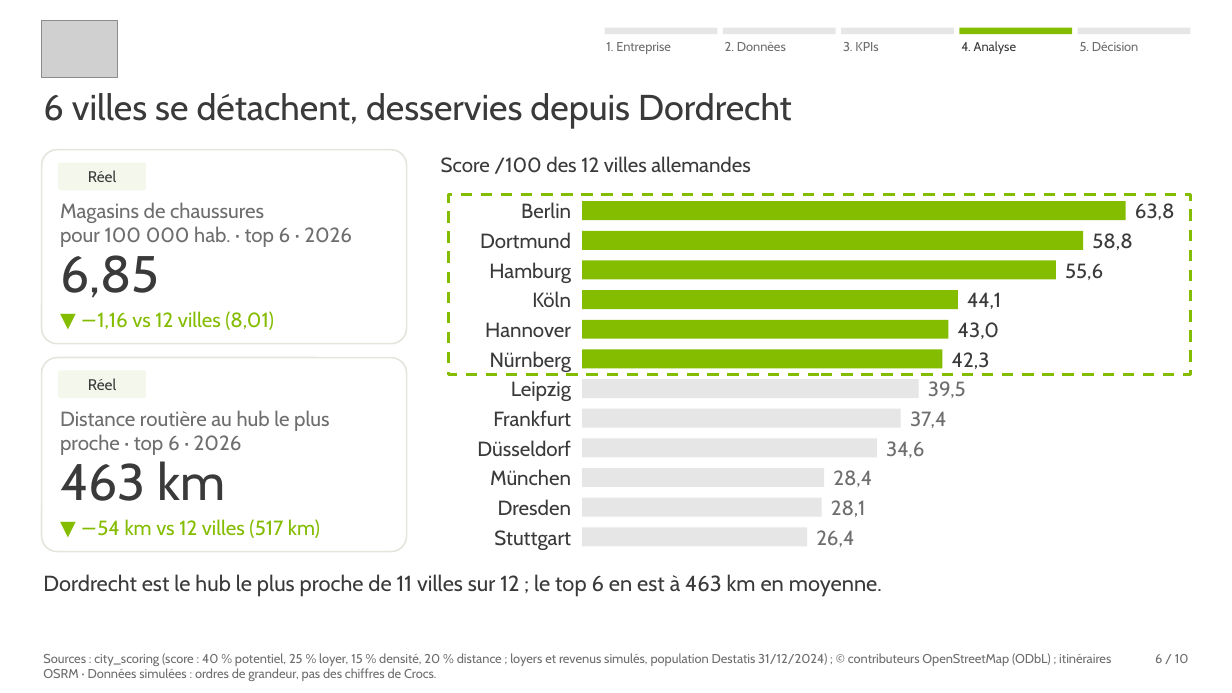
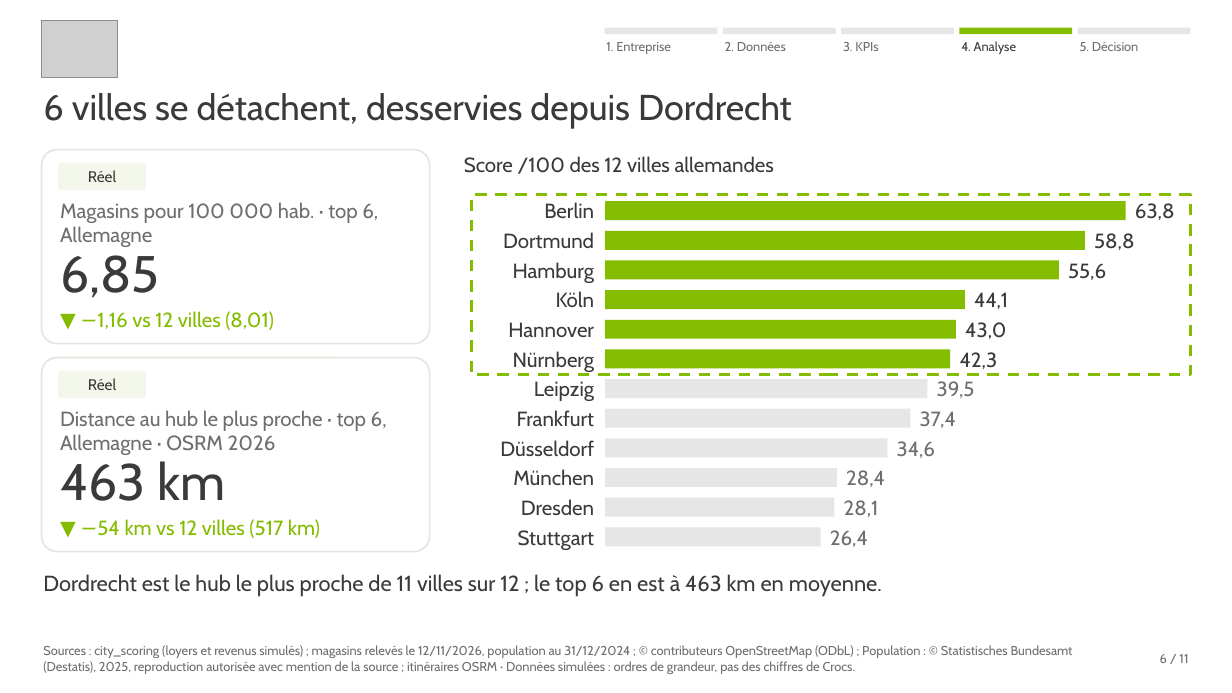
Before and after one commit to jeanlisek/Projet-Crocs-Expansion, a slide deck: slide 6 of slides/Crocs_Expansion_Allemagne_Comex.pptx. Drawn at 1232x693 pixels with LibreOffice and Linux fonts; fonts in the diff are those of the drawing; grey boxes stand for pictures. Boxes give left, top, right and bottom in pixels: in the first picture for what was removed or moved away, otherwise in the second. Text is boxed around its words. In the diff, an @@ line names an element or a change of style, - is before the commit and + after.

```diff
--- a/slides/Crocs_Expansion_Allemagne_Comex.pptx
+++ b/slides/Crocs_Expansion_Allemagne_Comex.pptx
@@ rounded rectangle: place and size @@
-rounded rectangle at (42, 150, 407, 344)
+rounded rectangle at (42, 150, 430, 344)
@@ text "Score /100 des 12 villes ...": place and size @@
-text "Score /100 des 12 villes ..." at (441, 156, 750, 174)
+text "Score /100 des 12 villes ..." at (464, 156, 774, 174)
@@ text at (60, 202, 378, 247): text changed @@
-Magasins de chaussures pour 100 000 hab. · top 6 · 2026
+Magasins pour 100 000 hab. · top 6, Allemagne
@@ rectangle: place and size @@
-rectangle at (448, 195, 1190, 374)
+rectangle at (471, 195, 1190, 374)
@@ rectangle: place and size @@
-rectangle at (582, 201, 1126, 221)
+rectangle at (605, 201, 1126, 221)
@@ rectangle: place and size @@
-rectangle at (582, 231, 1083, 250)
+rectangle at (605, 231, 1085, 250)
@@ rectangle: place and size @@
-rectangle at (582, 261, 1056, 280)
+rectangle at (605, 261, 1059, 280)
@@ rectangle: place and size @@
-rectangle at (582, 290, 958, 310)
+rectangle at (605, 290, 965, 310)
@@ text "44,1": place and size @@
-text "44,1" at (967, 292, 1001, 309)
+text "44,1" at (974, 292, 1008, 309)
@@ rectangle: place and size @@
-rectangle at (582, 320, 949, 339)
+rectangle at (605, 320, 957, 339)
@@ text "43,0": place and size @@
-text "43,0" at (958, 322, 999, 339)
+text "43,0" at (965, 322, 1006, 339)
@@ rounded rectangle: place and size @@
-rounded rectangle at (42, 358, 407, 552)
+rounded rectangle at (42, 358, 430, 552)
@@ rectangle: place and size @@
-rectangle at (582, 349, 943, 369)
+rectangle at (605, 349, 950, 369)
@@ rectangle: place and size @@
-rectangle at (582, 379, 919, 398)
+rectangle at (605, 379, 928, 398)
@@ text at (60, 410, 387, 455): text changed @@
-Distance routière au hub le plus proche · top 6 · 2026
+Distance au hub le plus proche · top 6, Allemagne · OSRM 2026
@@ rectangle: place and size @@
-rectangle at (582, 409, 901, 428)
+rectangle at (605, 409, 910, 428)
@@ rectangle: place and size @@
-rectangle at (582, 438, 877, 457)
+rectangle at (605, 438, 887, 457)
@@ 4 texts: place and size @@
-4 texts at (886, 352, 990, 458)
+4 texts at (897, 352, 998, 458)
@@ rectangle: place and size @@
-rectangle at (582, 469, 824, 488)
+rectangle at (605, 469, 837, 488)
@@ rectangle: place and size @@
-rectangle at (582, 498, 822, 518)
+rectangle at (605, 498, 835, 518)
@@ 12 texts: place and size @@
-12 texts at (477, 202, 571, 550)
+12 texts at (500, 202, 595, 550)
@@ rectangle: place and size @@
-rectangle at (582, 528, 807, 547)
+rectangle at (605, 528, 821, 547)
@@ 3 texts: place and size @@
-3 texts at (816, 470, 872, 547)
+3 texts at (830, 470, 885, 547)
@@ text at (43, 645, 1073, 674): text changed @@
-Sources : city_scoring (score : 40 % potentiel, 25 % loyer, 15 % densité, 20 % distance ; loyers et revenus simulés, population Destatis 31/12/2024) ; © contributeurs OpenStreetMap (ODbL) ; itinéraires OSRM · Données simulées : ordres de grandeur, pas des chiffres de Crocs.
+Sources : city_scoring (loyers et revenus simulés) ; magasins relevés le 12/11/2026, population au 31/12/2024 ; © contributeurs OpenStreetMap (ODbL) ; Population : © Statistisches Bundesamt (Destatis), 2025, reproduction autorisée avec mention de la source ; itinéraires OSRM · Données simulées : ordres de grandeur, pas des chiffres de Crocs.
@@ text at (1160, 654, 1188, 663): text changed @@
-6 / 10
+6 / 11
```
Also in this commit, not shown: 8 other slides changed, 2 slides added, 1 slide removed, 15 other files.
